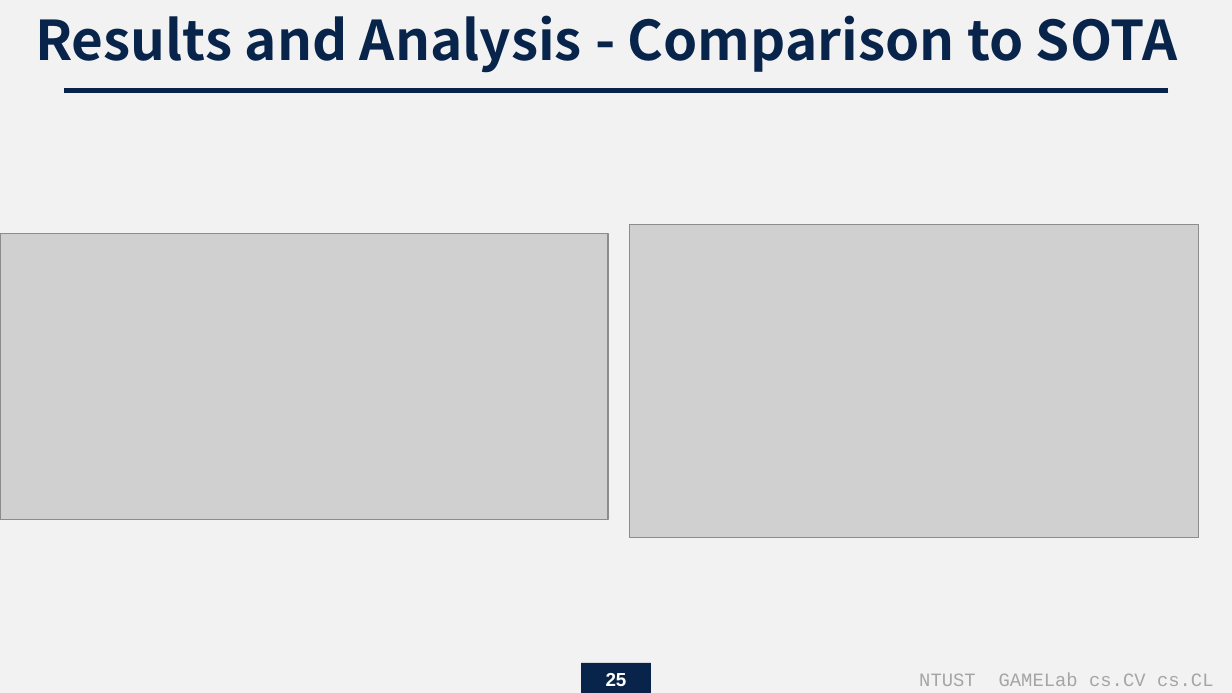
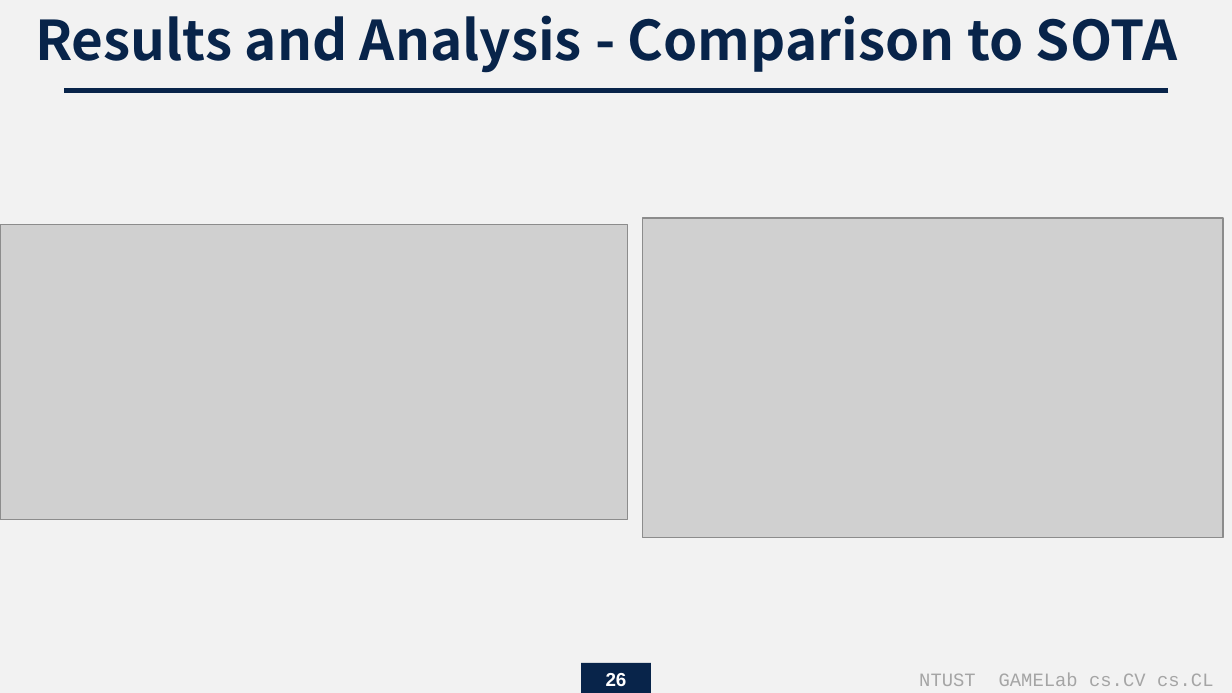
Before and after one commit to endman100/paper-, a slide deck: slide 26 of Scene Text Recognition with Permuted Autoregressive Sequence Models.pptx (slide 25 before the commit). Drawn at 1232x693 pixels with LibreOffice and Linux fonts; fonts in the diff are those of the drawing; grey boxes stand for pictures. Boxes give left, top, right and bottom in pixels: in the first picture for what was removed or moved away, otherwise in the second. Text is boxed around its words. In the diff, an @@ line names an element or a change of style, - is before the commit and + after.

```diff
--- a/Scene Text Recognition with Permuted Autoregressive Sequence Models.pptx
+++ b/Scene Text Recognition with Permuted Autoregressive Sequence Models.pptx
@@ picture: place and size @@
-picture at bbox=[0, 233, 609, 519]
+picture at bbox=[0, 224, 627, 520]
@@ picture: place and size @@
-picture at bbox=[630, 224, 1199, 537]
+picture at bbox=[642, 218, 1222, 538]
@@ page number at bbox=[606, 673, 627, 686]: text changed @@
-25
+26
```
Also in this commit, not shown: 5 other slides changed, 2 slides added, 1 other file.
